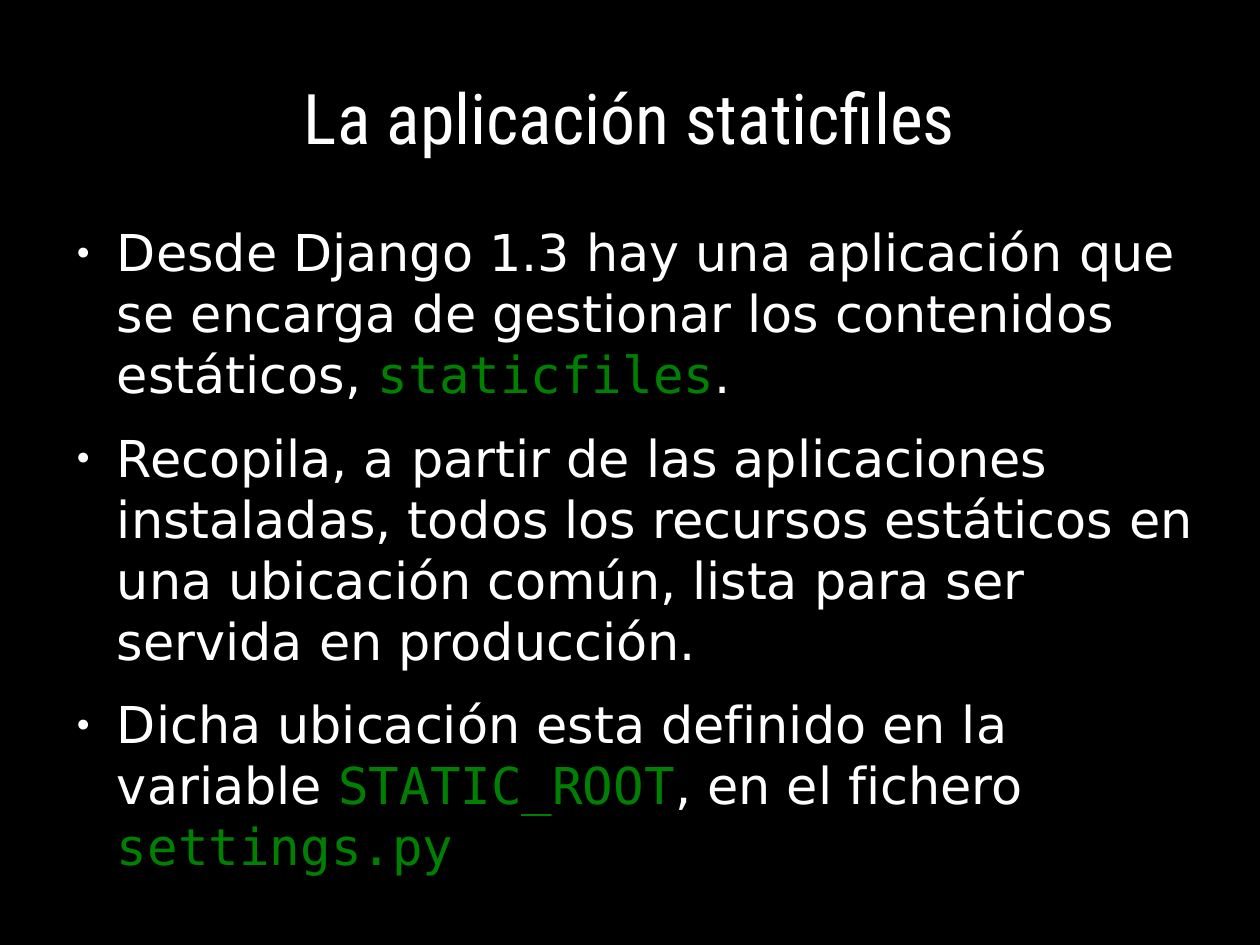
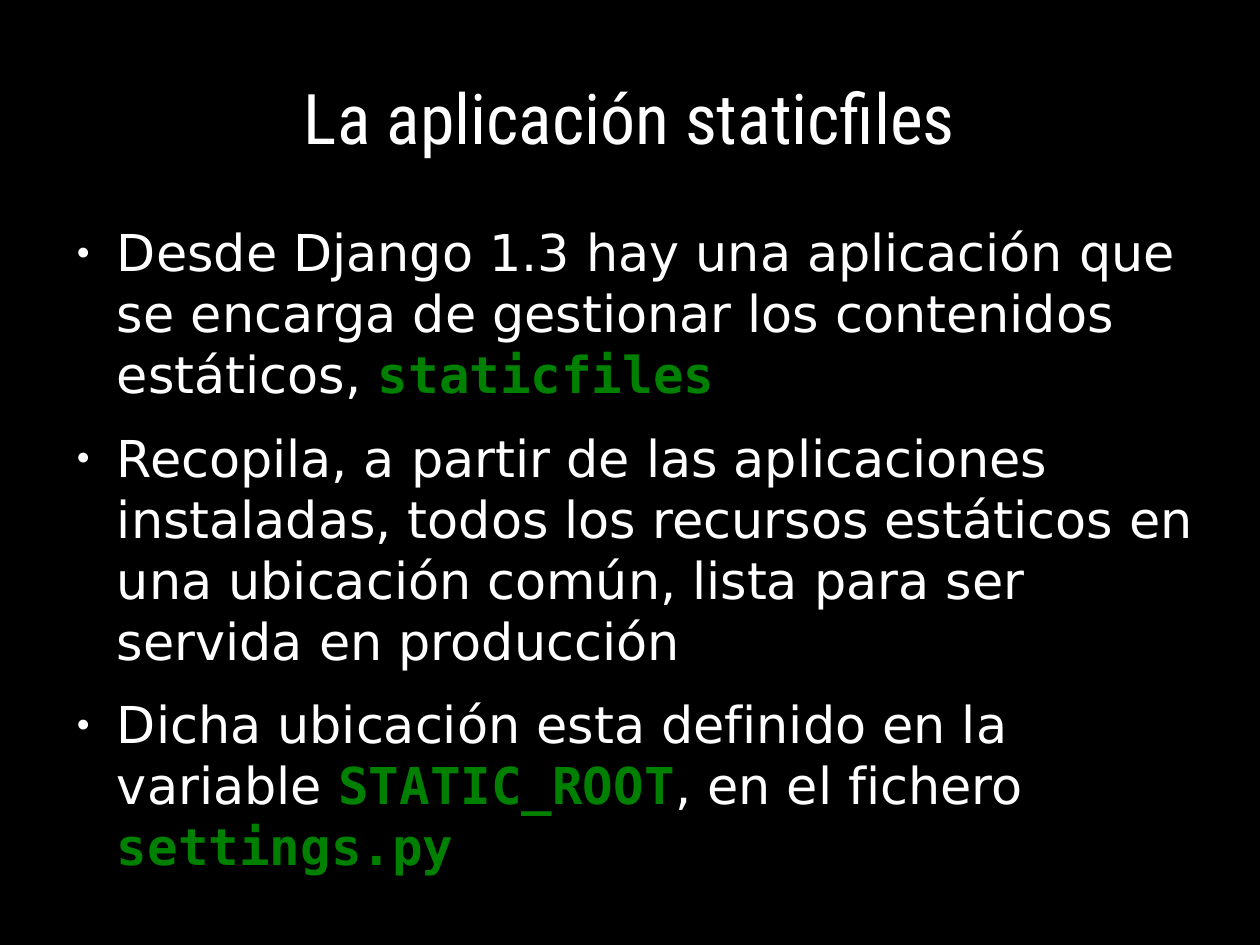
Before and after one commit to euribates/curso-django, a slide deck: slide 68 of presentacion/curso_django.odp (slide 67 before the commit). Drawn at 1260x945 pixels with LibreOffice and Linux fonts; fonts in the diff are those of the drawing. Boxes give left, top, right and bottom in pixels: in the first picture for what was removed or moved away, otherwise in the second. Text is boxed around its words. In the diff, an @@ line names an element or a change of style, - is before the commit and + after.

```diff
--- a/presentacion/curso_django.odp
+++ b/presentacion/curso_django.odp
@@ text at [117,230,1192,671]: text changed @@
-● Desde Django 1.3 hay una aplicación que se encarga de gestionar los contenidos estáticos, staticfiles.
-● Recopila, a partir de las aplicaciones instaladas, todos los recursos estáticos en una ubicación común, lista para ser servida en producción.
+● Desde Django 1.3 hay una aplicación que se encarga de gestionar los contenidos estáticos, staticfiles
+● Recopila, a partir de las aplicaciones instaladas, todos los recursos estáticos en una ubicación común, lista para ser servida en producción
@@ text at [117,702,1022,876]: bold on in "STATIC_ROOT, settings.py" @@
```
Also in this commit, not shown: 61 other slides changed, 4 slides added, 1 other file.
